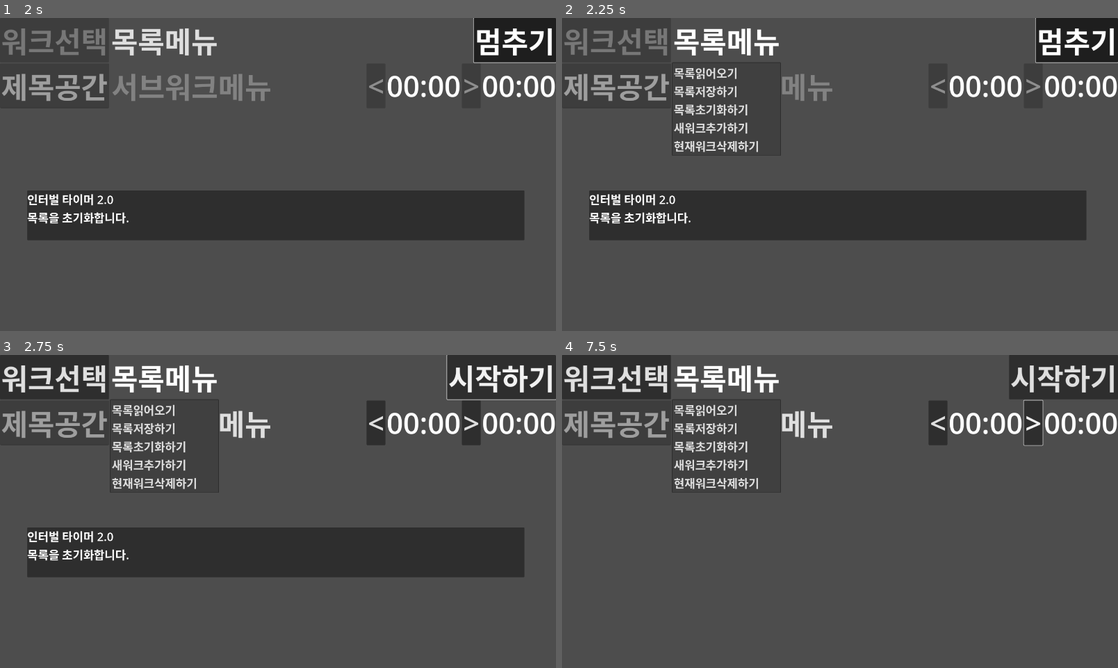
Above: before the commit, frames 1-4 (two rows, left to right).
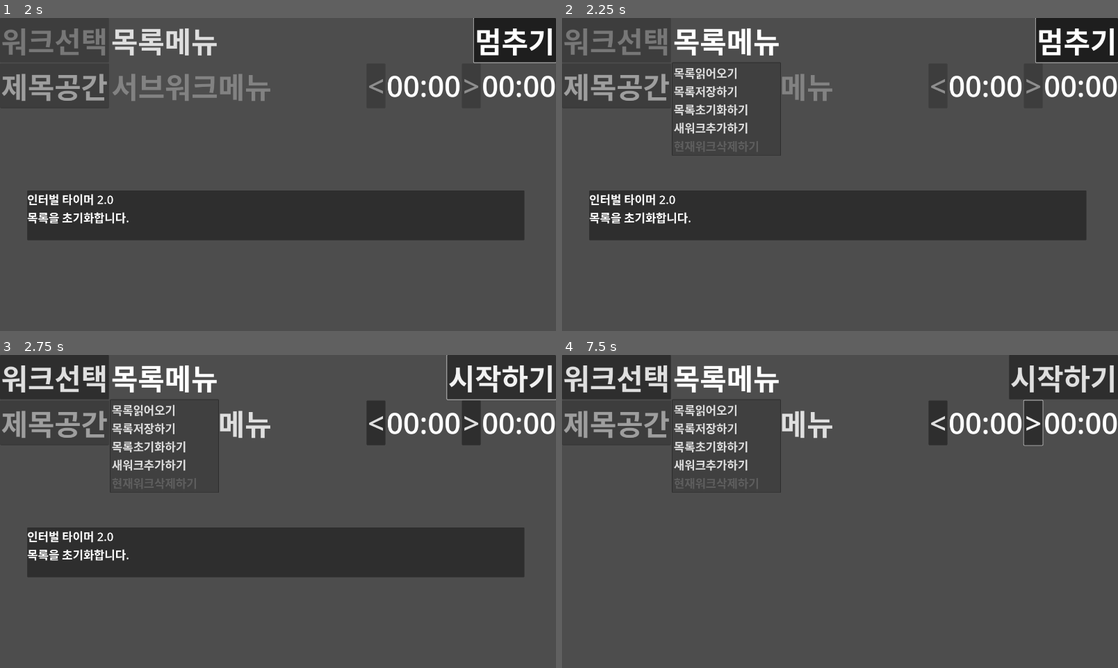
Above: after the commit, the same moments.

Repository: kasworld/maranic
Game: Godot game, scene res://main.tscn
Same seed, same stepped clock (60 frames per second), same inputs: the game is played once before the commit and once after it.
Inputs:
- Up to frame 1 (2 s): click "워크선택" at 0.5 s; click "시작하기" at 1.25 s
- Up to frame 2 (2.25 s): click "목록메뉴" at 2 s
- Up to frame 3 (2.75 s): no input
- Up to frame 4 (7.5 s): click "시작하기" at 2.75 s; click "멈추기" at 3.5 s; click "서브워크메뉴" at 4.25 s; click "<" at 5 s; click ">" at 5.75 s; click "워크선택" at 6.5 s; click "목록메뉴" at 7.25 s

Frame 1 is identical in both runs. In frame 2, 0.3% of the frame differs, in the area x 20-36%, y 39-43%; in frame 3, 0.3%; in frame 4, 0.3%.
Error in both runs: Invalid access to property or key 'second' on a base object of type 'Nil'. (res://subwork_node.gd:32)

Commit message:
disable del current work menu

Diff:
--- a/main.gd
+++ b/main.gd
@@ -119,6 +119,7 @@
 	make_subwork_nodes(sel_wd)
 	reset_time()
 	update_time_labels()
+	CmdMenuButton.get_popup().set_item_disabled(4,false)
 
 func clear_subwork_nodes()->void:
 	# clear
@@ -132,6 +133,7 @@
 	]
 	FirstSubWorkNode.disable_buttons(true)
 	FirstSubWorkNode.reset()
+	CmdMenuButton.get_popup().set_item_disabled(4,true)
 
 func make_subwork_nodes(wk :WorkList.Work)->void:
 	FirstSubWorkNode.disable_buttons(false)
